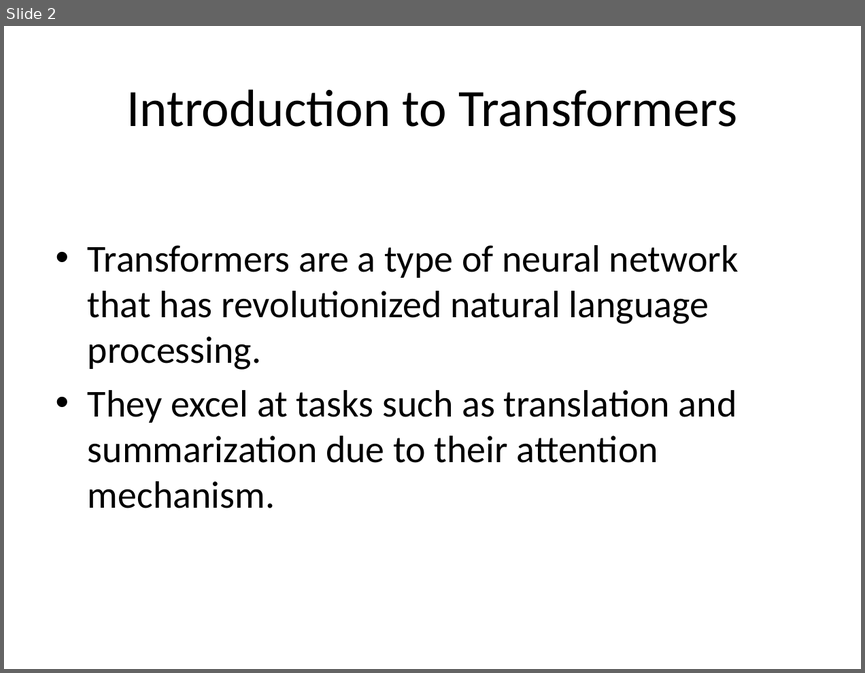
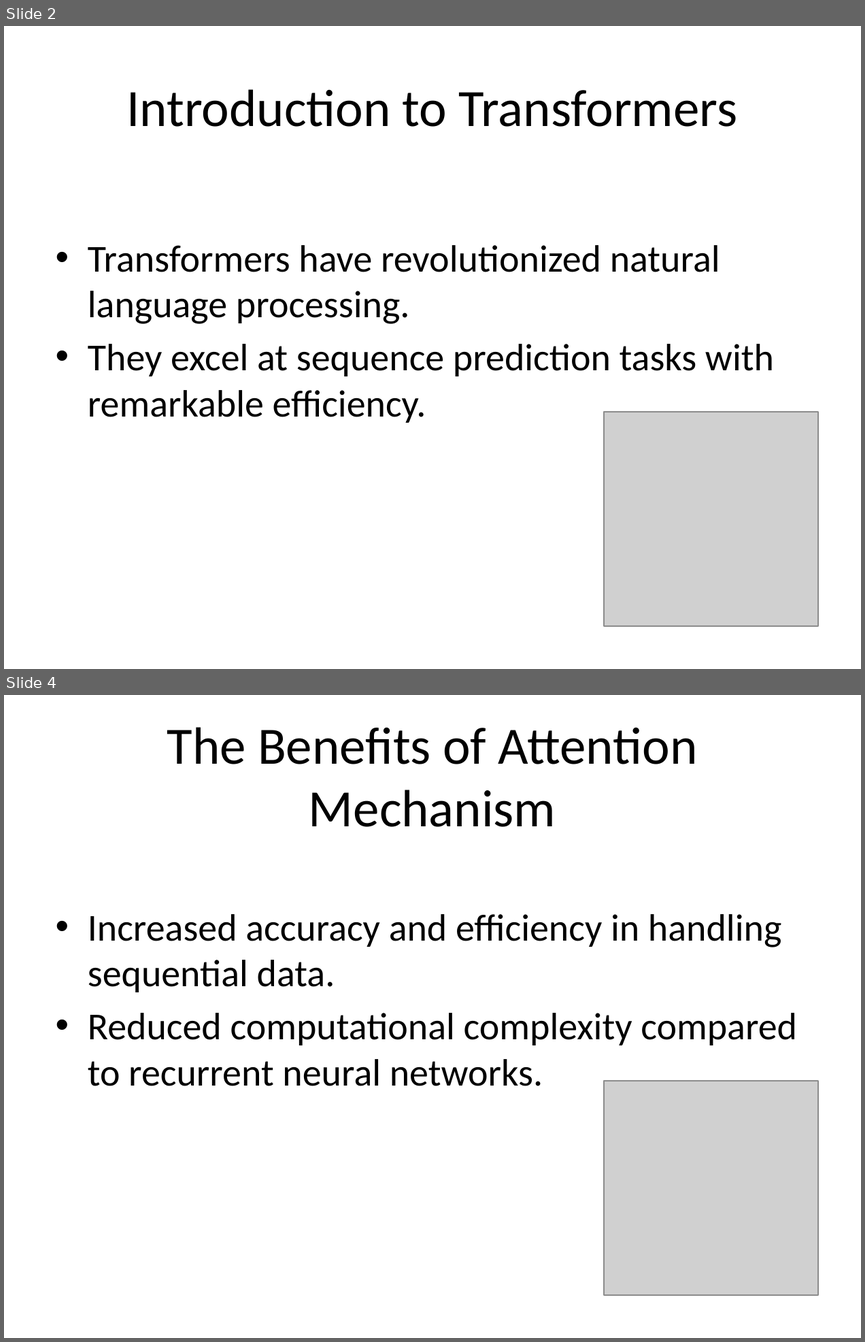
Before and after one commit to Kietnehi/AI-AGENT, a slide deck: backend/slides/presentation_generate_slide_for_explain_arc.pptx. Shown one above the other, each under a label of ours: slide 2 before the commit, slides 2 and 4 after it; the slides between them are not shown. The pictures are 865x673 and 865x1342 pixels, drawn with LibreOffice and Linux fonts; fonts in the diff are those of the drawing; grey boxes stand for pictures. Boxes give left, top, right and bottom in pixels: in the first picture for what was removed or moved away, otherwise in the second. Text is boxed around its words. In the diff, an @@ line names an element or a change of style, - is before the commit and + after.

```diff
--- a/backend/slides/presentation_generate_slide_for_explain_arc.pptx
+++ b/backend/slides/presentation_generate_slide_for_explain_arc.pptx
@@ slide 4 added at (x1=4, y1=695, x2=861, y2=1338), background #FFFFFF @@
@@ title added at (x1=167, y1=727, x2=698, y2=827), 44 pt, text #000000 @@
+The Benefits of Attention Mechanism
@@ text added at (x1=88, y1=914, x2=797, y2=1086), 32 pt, text #000000 @@
+• Increased accuracy and efficiency in handling sequential data.
+• Reduced computational complexity compared to recurrent neural networks.
@@ picture added at (x1=604, y1=1081, x2=818, y2=1295) @@
@@ slide 2 changed as well @@
@@ text at (x1=88, y1=245, x2=774, y2=422): text changed @@
-• Transformers are a type of neural network that has revolutionized natural language processing.
-• They excel at tasks such as translation and summarization due to their attention mechanism.
+• Transformers have revolutionized natural language processing.
+• They excel at sequence prediction tasks with remarkable efficiency.
@@ picture added at (x1=604, y1=412, x2=818, y2=626) @@
```
Also in this commit, not shown: 2 other slides changed, 2 other slides added, 3 slides removed, 3 other files.
